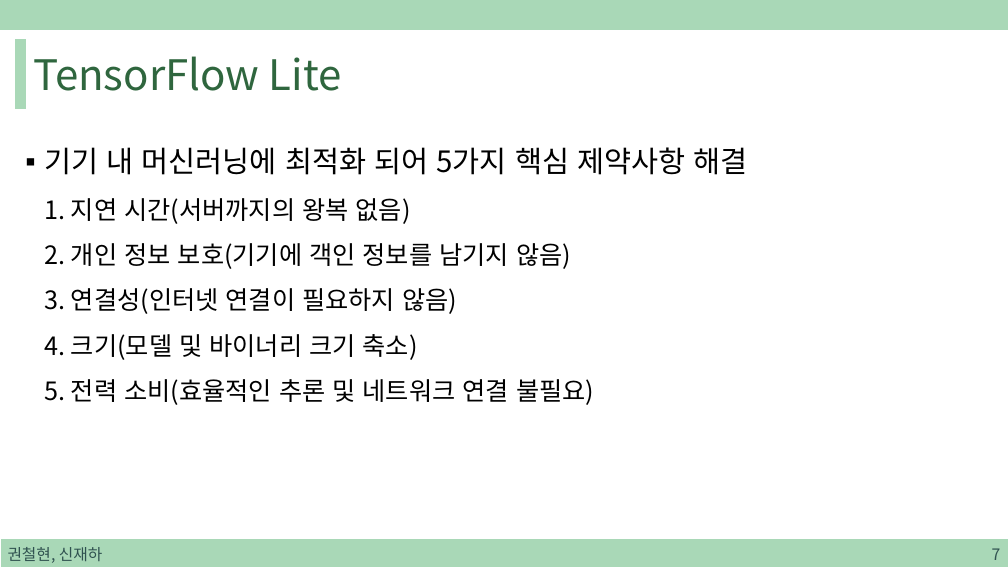
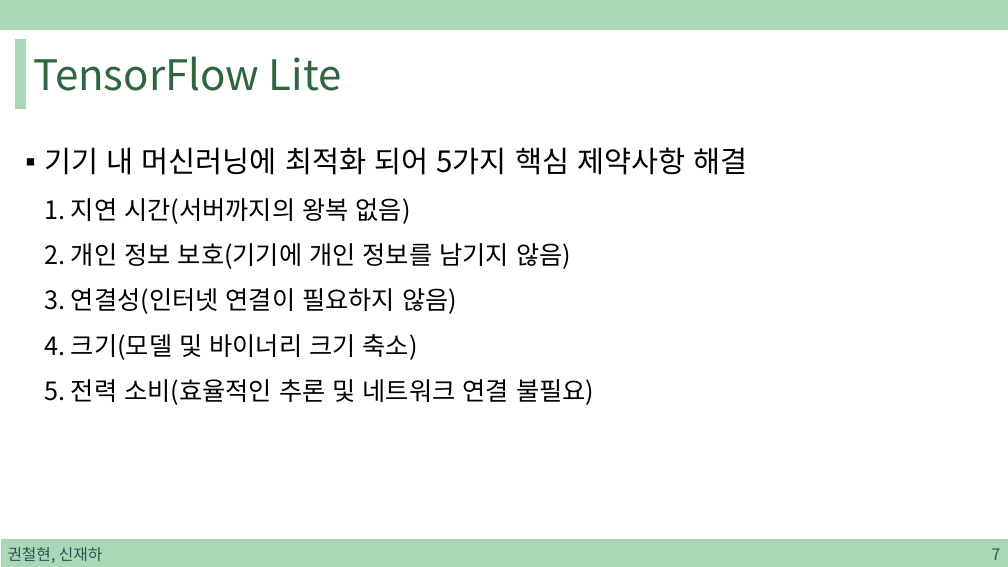
Before and after one commit to sjh4287/capston, a slide deck: slide 7 of 2022.01.07/TensorFlow Lite.pptx. Drawn at 1008x567 pixels with LibreOffice and Linux fonts; fonts in the diff are those of the drawing. Boxes give left, top, right and bottom in pixels: in the first picture for what was removed or moved away, otherwise in the second. Text is boxed around its words. In the diff, an @@ line names an element or a change of style, - is before the commit and + after.

```diff
--- a/2022.01.07/TensorFlow Lite.pptx
+++ b/2022.01.07/TensorFlow Lite.pptx
@@ text at box(44, 147, 748, 405): text changed @@
-▪ 기기 내 머신러닝에 최적화 되어 5가지 핵심 제약사항 해결
-  1. 지연 시간(서버까지의 왕복 없음)
-  2. 개인 정보 보호(기기에 객인 정보를 남기지 않음)
-  3. 연결성(인터넷 연결이 필요하지 않음)
-  4. 크기(모델 및 바이너리 크기 축소)
-  5. 전력 소비(효율적인 추론 및 네트워크 연결 불필요)
+▪ 기기 내 머신러닝에 최적화 되어 5가지 핵심 제약사항 해결
+  1. 지연 시간(서버까지의 왕복 없음)
+  2. 개인 정보 보호(기기에 개인 정보를 남기지 않음)
+  3. 연결성(인터넷 연결이 필요하지 않음)
+  4. 크기(모델 및 바이너리 크기 축소)
+  5. 전력 소비(효율적인 추론 및 네트워크 연결 불필요)
```
Also in this commit, not shown: 1 other slide changed.
